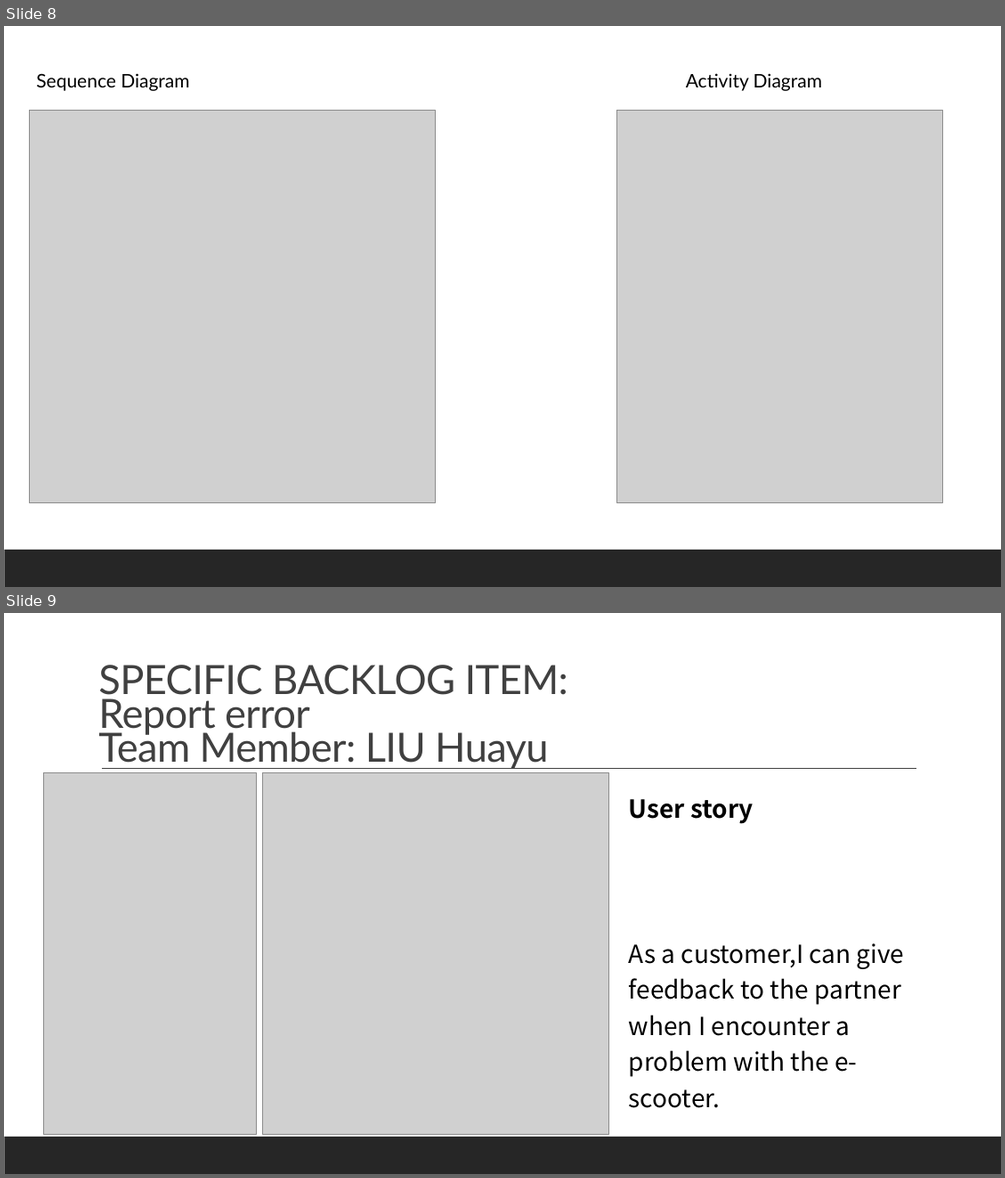
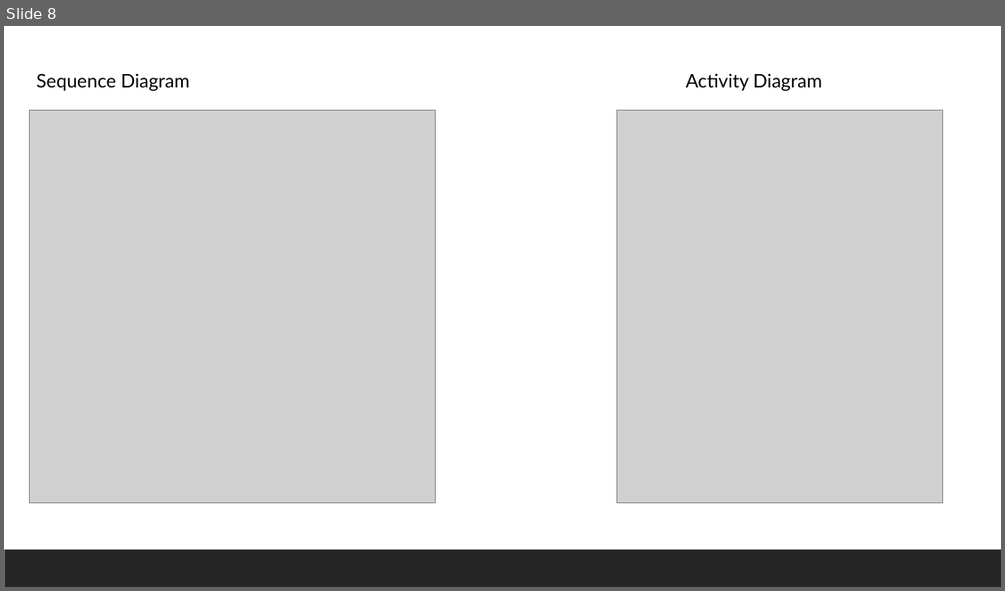
Before and after one commit to zzmaoyuqing/SWA_project, a slide deck: PPT.pptx. Shown one above the other, each under a label of ours: slides 8 and 9 before the commit, slide 8 after it. The pictures are 1005x1178 and 1005x591 pixels, drawn with LibreOffice and Linux fonts; fonts in the diff are those of the drawing; grey boxes stand for pictures. Boxes give left, top, right and bottom in pixels: in the first picture for what was removed or moved away, otherwise in the second. Text is boxed around its words. In the diff, an @@ line names an element or a change of style, - is before the commit and + after.

Commit message:
delete others backlogs

```diff
--- a/PPT.pptx
+++ b/PPT.pptx
@@ slide 9 removed at (4, 613, 1001, 1174), background #FFFFFF; not listed: 1 template element that a slide beside it also shows @@
@@ text removed at (98, 665, 568, 769) @@
-SPECIFIC BACKLOG ITEM:
-Report error
-Team Member: LIU Huayu
@@ line removed from (102, 769) to (917, 769) @@
@@ picture removed at (44, 773, 257, 1135) @@
@@ picture removed at (263, 773, 609, 1135) @@
@@ table removed at (628, 783, 926, 1126), 1 rows, 1 columns @@
-User story / As a customer,I can give feedback to the partner when I encounter a problem with the e-scooter.
```
Also in this commit, not shown: 5 slides changed, 2 other slides removed.
